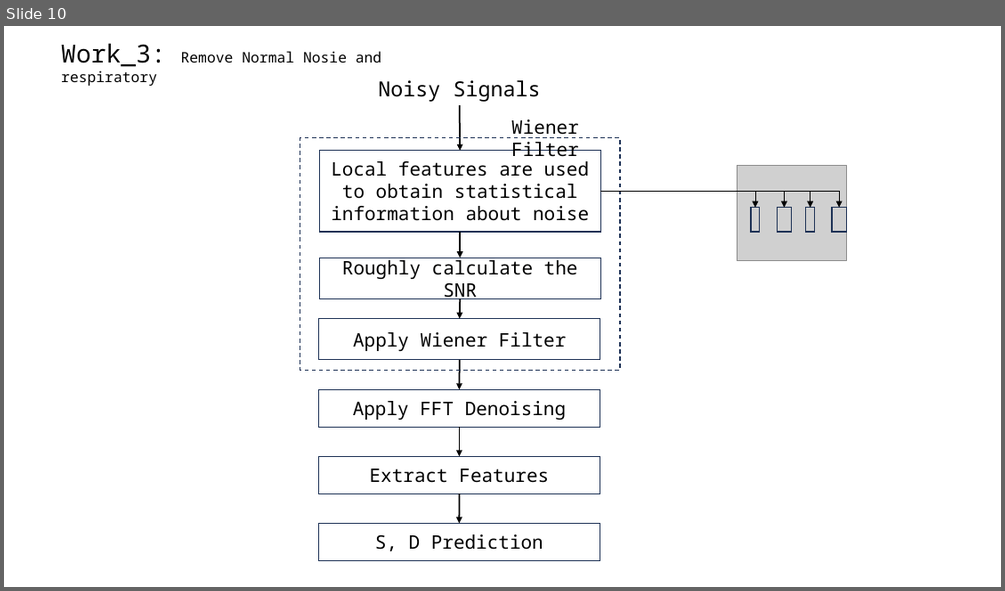
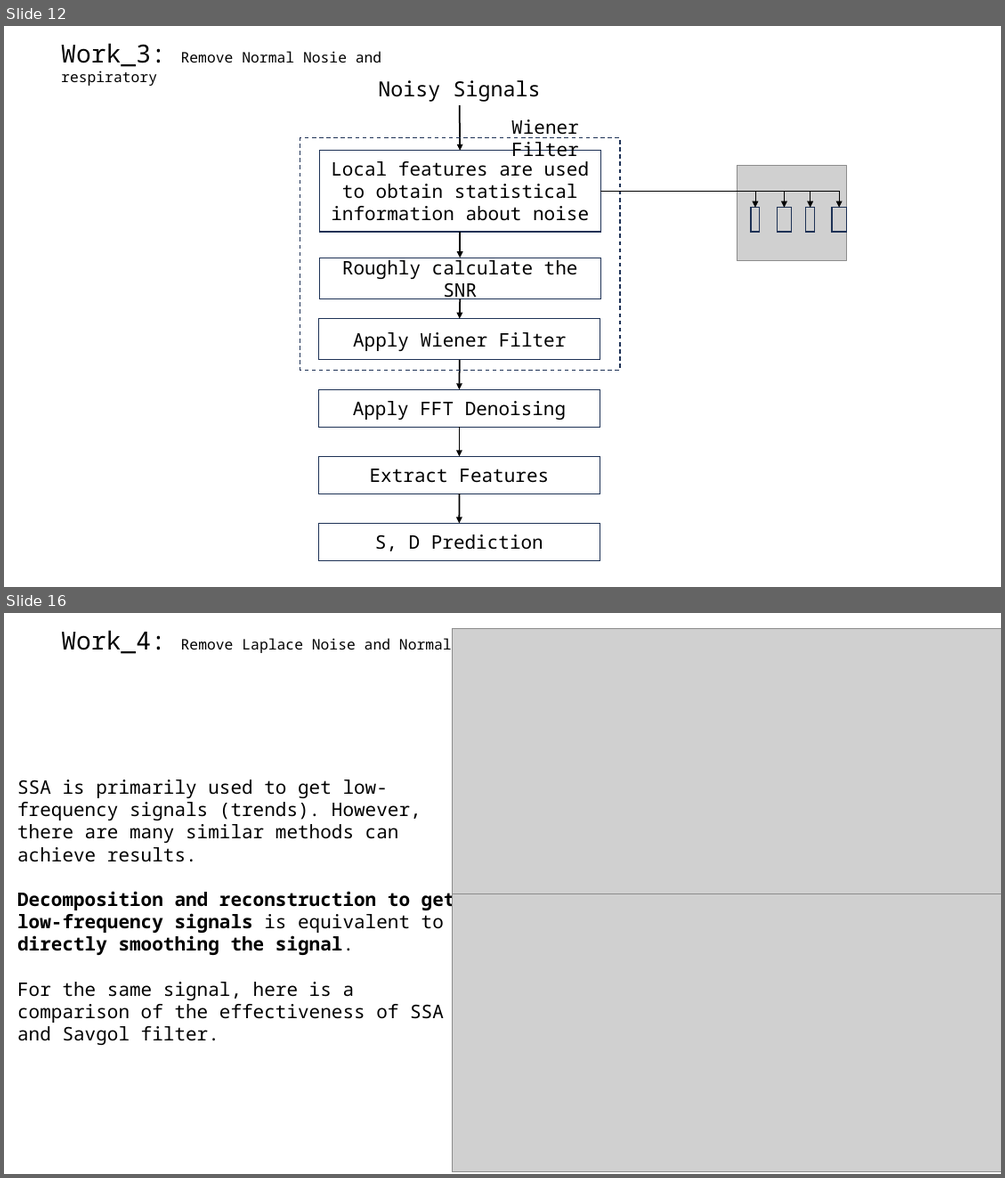
Before and after one commit to A-Big-Tortoise/Presentation, a slide deck: Presentation_911_JiayuChen.pptx. Shown one above the other, each under a label of ours: slide 10 before the commit, slides 12 and 16 after it; the slides between them are not shown. The pictures are 1005x591 and 1005x1178 pixels, drawn with LibreOffice and Linux fonts; fonts in the diff are those of the drawing; grey boxes stand for pictures. Boxes give left, top, right and bottom in pixels: in the first picture for what was removed or moved away, otherwise in the second. Text is boxed around its words. In the diff, an @@ line names an element or a change of style, - is before the commit and + after.

```diff
--- a/Presentation_911_JiayuChen.pptx
+++ b/Presentation_911_JiayuChen.pptx
@@ slide 16 added at [4, 613, 1001, 1174], background #FFFFFF @@
@@ text added at [61, 630, 452, 654], 14 pt, text #000000 @@
+Work_4: Remove Laplace Noise and Normal Noise added by Neurokit2
@@ picture added at [452, 629, 1001, 907] @@
@@ text added at [17, 779, 455, 1022], 18 pt, text #000000 @@
+SSA is primarily used to get low-frequency signals (trends). However, there are many similar methods can achieve results.
+Decomposition and reconstruction to get low-frequency signals is equivalent to directly smoothing the signal.
+For the same signal, here is a comparison of the effectiveness of SSA and Savgol filter.
@@ picture added at [452, 893, 1001, 1172] @@
@@ what was slide 10 is now slide 12 @@
```
Also in this commit, not shown: 9 slides changed, 3 other slides added, 3 slides removed.
